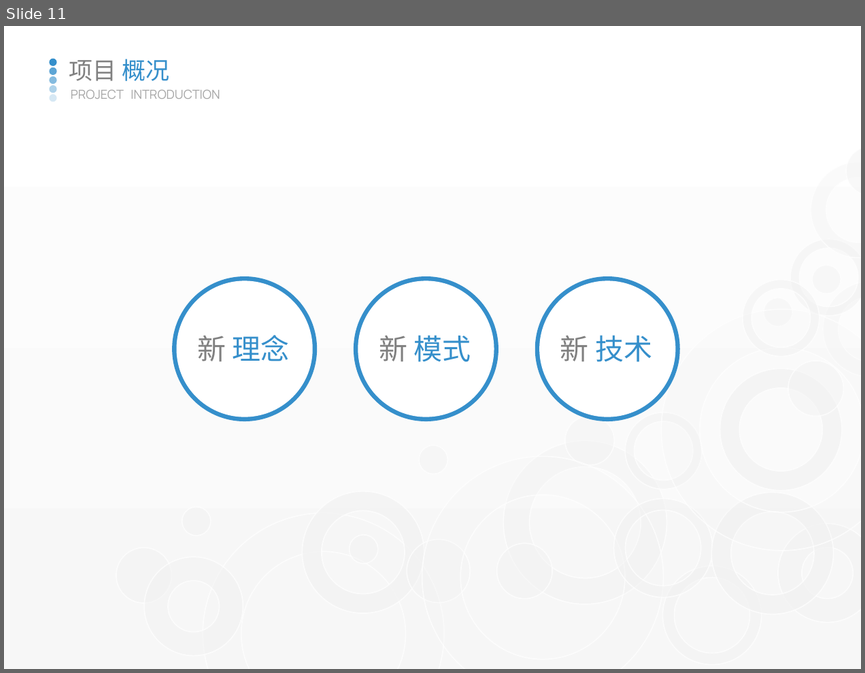
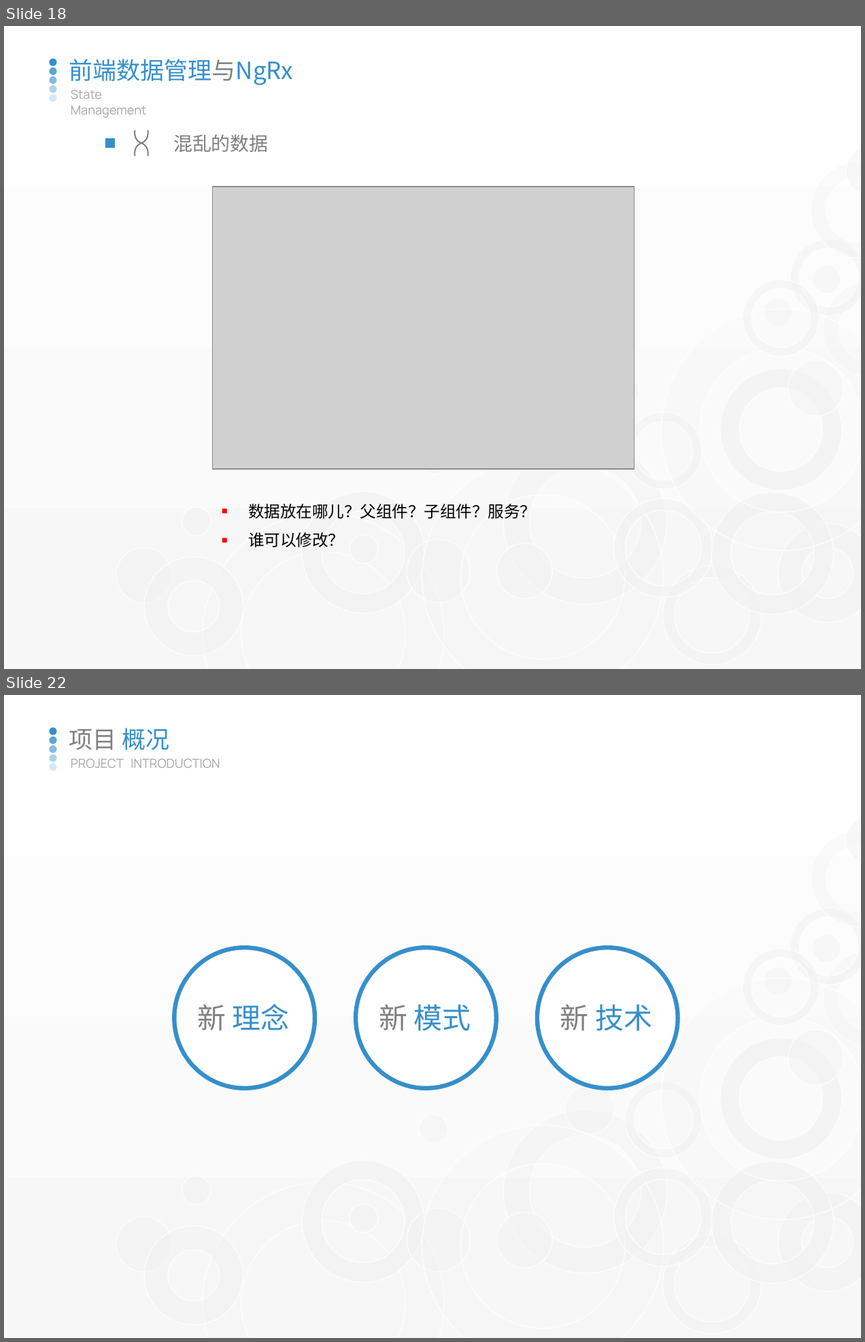
Before and after one commit to watermoonlx/playground-v2, a slide deck: ppt/RxJS & NgRxj.pptx. Shown one above the other, each under a label of ours: slide 11 before the commit, slides 18 and 22 after it; the slides between them are not shown. The pictures are 865x673 and 865x1342 pixels, drawn with LibreOffice and Linux fonts; fonts in the diff are those of the drawing; grey boxes stand for pictures. Boxes give left, top, right and bottom in pixels: in the first picture for what was removed or moved away, otherwise in the second. Text is boxed around its words. In the diff, an @@ line names an element or a change of style, - is before the commit and + after.

```diff
--- a/ppt/RxJS & NgRxj.pptx
+++ b/ppt/RxJS & NgRxj.pptx
@@ slide 18 added at (4, 26, 861, 669), background gradient #FFFFFF to #F7F7F7; not listed: 33 template elements that a slide beside it also shows @@
@@ text added at (69, 59, 293, 85), 20 pt, text #358FCB @@
+前端数据管理与NgRx
@@ text added at (71, 89, 147, 118), 10.5 pt, text #A6A6A6 @@
+State Management
@@ action button blank added at (106, 138, 116, 148), fill #358FCB @@
@@ freeform shape added at (133, 129, 150, 157), fill #7F7F7F @@
@@ text added at (173, 134, 269, 152), 16 pt, text #7F7F7F @@
+混乱的数据
@@ picture added at (213, 186, 634, 469) @@
@@ text added at (248, 503, 536, 547), 13.5 pt, text #000000 @@
+■ 数据放在哪儿？父组件？子组件？服务？
+■ 谁可以修改？
@@ what was slide 11 is now slide 22 @@
```
Also in this commit, not shown: 5 slides changed, 10 other slides added, 27 other files.
